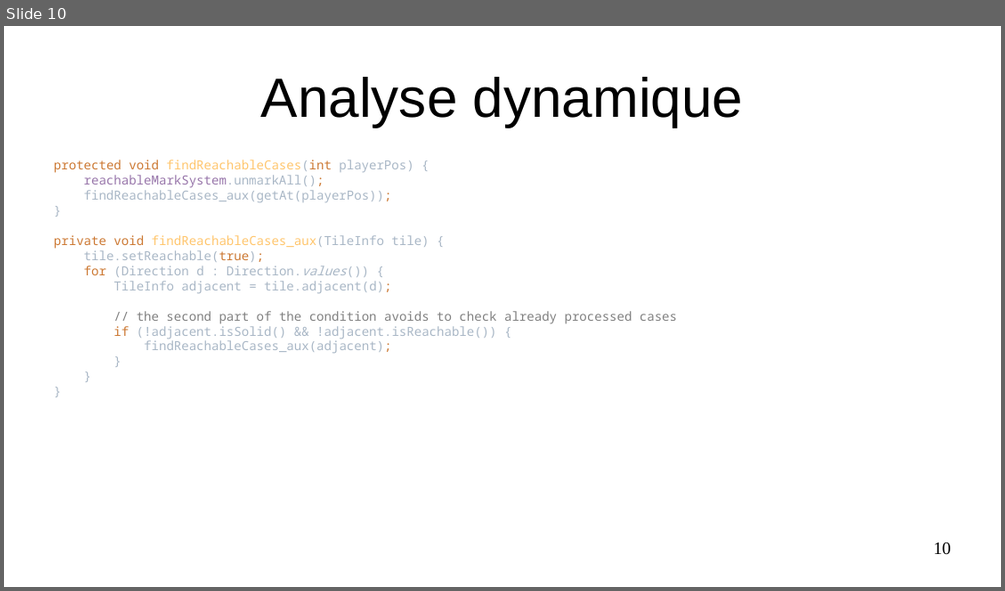
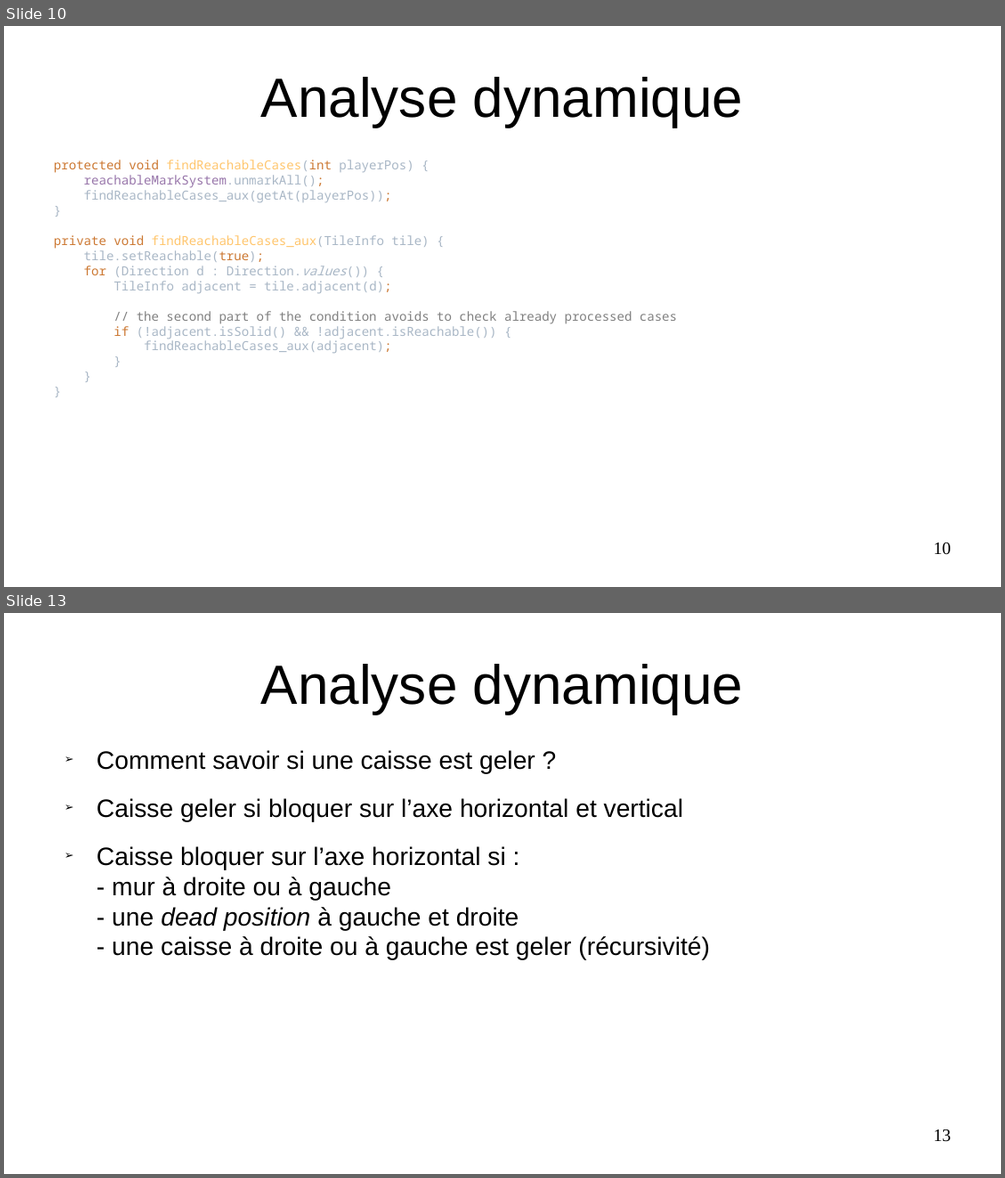
Before and after one commit to PoulpoGaz/sokoshell, a slide deck: documents/presentation.odp. Shown one above the other, each under a label of ours: slide 10 before the commit, slides 10 and 13 after it; the slides between them are not shown. The pictures are 1005x591 and 1005x1178 pixels, drawn with LibreOffice and Linux fonts; fonts in the diff are those of the drawing. Boxes give left, top, right and bottom in pixels: in the first picture for what was removed or moved away, otherwise in the second. Text is boxed around its words. In the diff, an @@ line names an element or a change of style, - is before the commit and + after.

```diff
--- a/documents/presentation.odp
+++ b/documents/presentation.odp
@@ slide 13 added at <box>4,613,1001,1174</box>, background #FFFFFF @@
@@ title added at <box>261,664,744,714</box>, 44 pt, text #000000 @@
+Analyse dynamique
@@ text added at <box>97,750,710,960</box>, 20 pt, text #000000 @@
+➢ Comment savoir si une caisse est geler ?
+➢ Caisse geler si bloquer sur l’axe horizontal et vertical
+➢ Caisse bloquer sur l’axe horizontal si :
+  - mur à droite ou à gauche
+  - une dead position à gauche et droite
+  - une caisse à droite ou à gauche est geler (récursivité)
@@ page number added at <box>933,1129,951,1142</box>, 14 pt, text #000000 @@
+13
```
Also in this commit, not shown: 3 slides changed, 4 other slides added, 1 slide removed, 3 other files.
